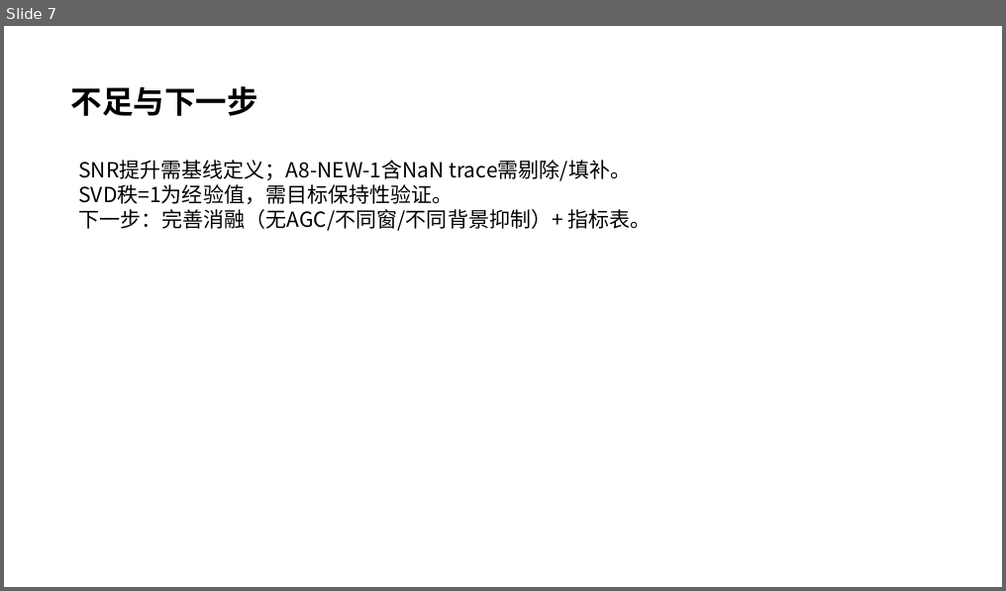
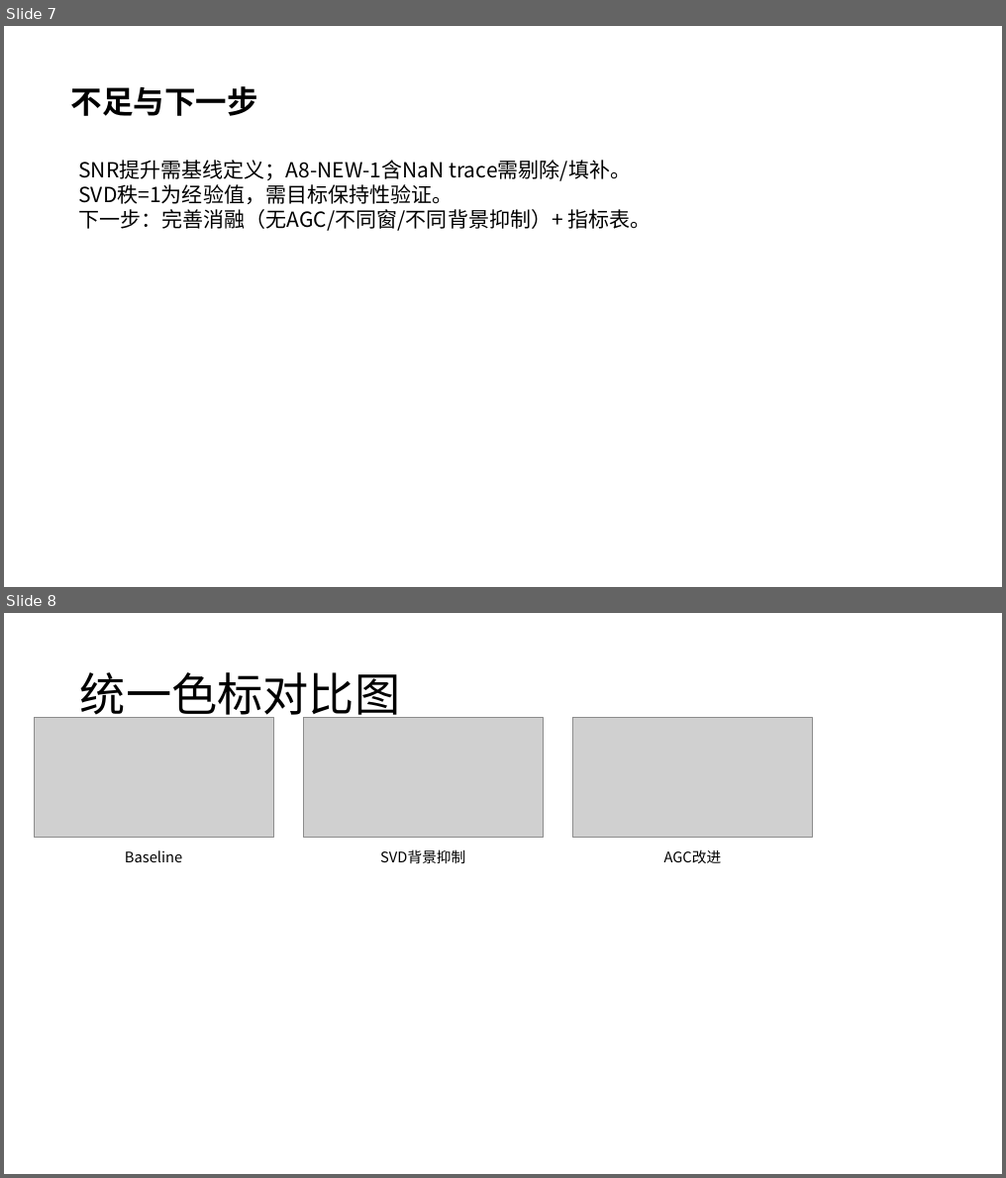
Before and after one commit to CYberkra/openclaw-skill-subagent-manager, a slide deck: 探地雷达_背景抑制与AGC改进_汇报_2026-03-02.pptx. Shown one above the other, each under a label of ours: slide 7 before the commit, slides 7 and 8 after it. The pictures are 1006x591 and 1006x1178 pixels, drawn with LibreOffice and Linux fonts; fonts in the diff are those of the drawing; grey boxes stand for pictures. Boxes give left, top, right and bottom in pixels: in the first picture for what was removed or moved away, otherwise in the second. Text is boxed around its words. In the diff, an @@ line names an element or a change of style, - is before the commit and + after.

```diff
--- a/探地雷达_背景抑制与AGC改进_汇报_2026-03-02.pptx
+++ b/探地雷达_背景抑制与AGC改进_汇报_2026-03-02.pptx
@@ slide 8 added at <box>4,613,1002,1174</box>, background #FFFFFF @@
@@ title added at <box>80,672,400,723</box>, 44 pt, text #000000 @@
+统一色标对比图
@@ picture added at <box>34,718,273,838</box> @@
@@ picture added at <box>303,718,543,838</box> @@
@@ picture added at <box>573,718,813,838</box> @@
@@ text added at <box>380,850,465,864</box>, 14 pt, text #000000 @@
+SVD背景抑制
@@ text added at <box>664,850,722,863</box>, 14 pt, text #000000 @@
+AGC改进
@@ text added at <box>125,851,182,862</box>, 14 pt, text #000000 @@
+Baseline
```
Also in this commit, not shown: 1 other slide added.
